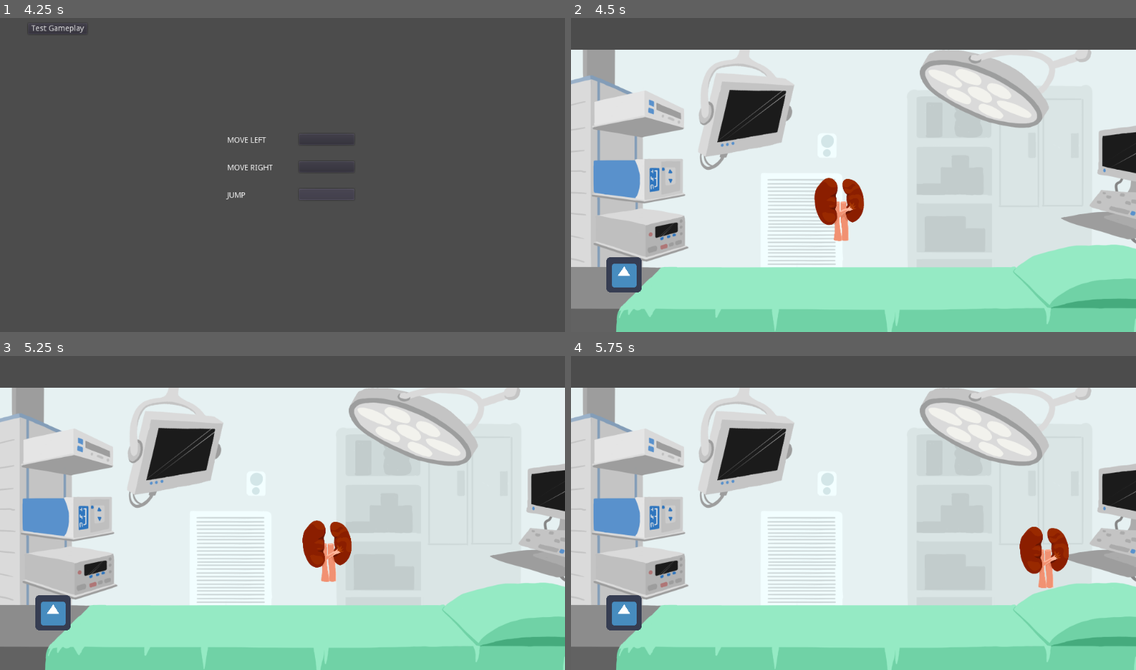
Above: before the commit, frames 1-4 (two rows, left to right).
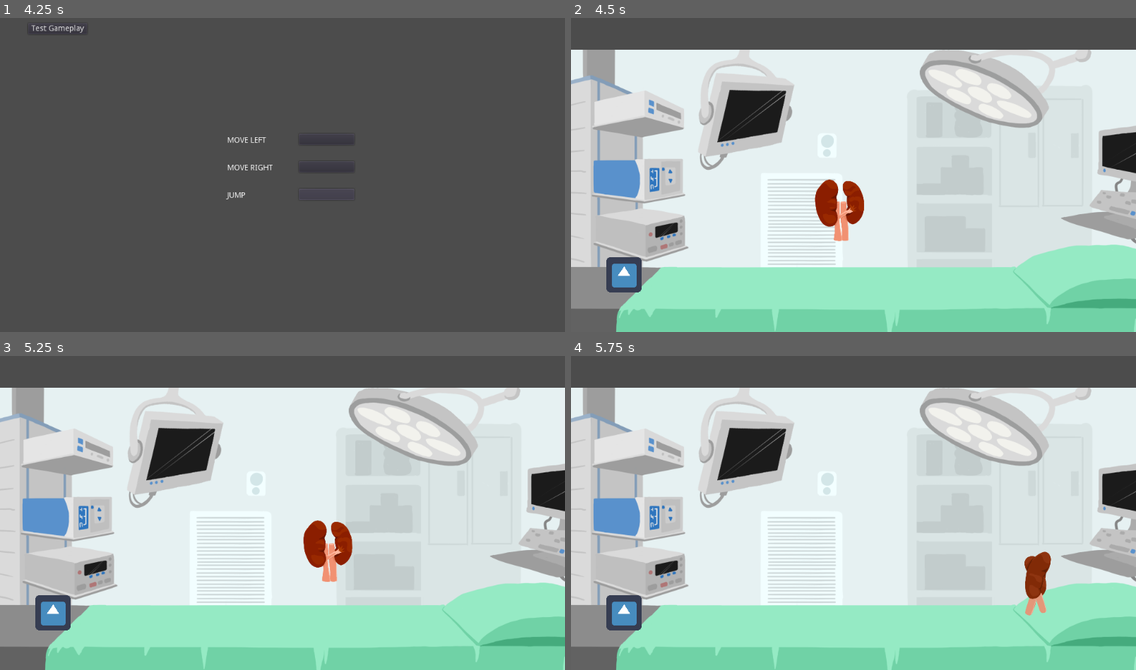
Above: after the commit, the same moments.

Repository: Grandmasterjtg/Organ-Game
Game: Godot game, scene res://Levels/MainMenu.tscn
The game is run twice, just before and just after one commit, with the same random seed, the same clock (stepped at 60 frames per second) and the same inputs. The engine's default icon, where the game draws it, is replaced by a stand-in: a white triangle on a blue panel in a dark square.
Inputs (mouse positions are in pixels of both pictures, inside the frame that each line leads up to):
- Up to frame 1 (4.25 s): click "Controls" at 0.5 s; click "A" at 1.25 s; click (327, 140) at 2.02 s; click "D" at 2.75 s; click "Space" at 3.5 s
- Up to frame 2 (4.5 s): click "Test Gameplay" at 4.25 s
- Up to frame 3 (5.25 s): tap Enter at 5 s; hold D (move_right) from 5.03 s (still down); tap Space (jump) at 5.1 s
- Up to frame 4 (5.75 s): keep holding D (move_right); tap Space (jump) at 5.27, 5.57 s

Frame 1 is identical in both runs. In frame 2, 0.2% of the frame differs, in the area x 43-52%, y 50-69%; in frame 3, 0.2%; in frame 4, 1.4%, in the area x 79-89%, y 54-83%.

Commit message:
Players don't collide and Damage reactionfixed

Diff:
--- a/OrganGame/Levels/TestLevel.tscn
+++ b/OrganGame/Levels/TestLevel.tscn
@@ -17,13 +17,14 @@
 scale = Vector2( 0.5, 0.5 )
 texture = ExtResource( 3 )
 
-[node name="StaticBody2D" type="StaticBody2D" parent="."]
+[node name="Ground" type="StaticBody2D" parent="."]
 position = Vector2( 721, 540 )
+collision_mask = 0
 __meta__ = {
 "_edit_group_": true
 }
 
-[node name="CollisionShape2D" type="CollisionShape2D" parent="StaticBody2D"]
+[node name="CollisionShape2D" type="CollisionShape2D" parent="Ground"]
 position = Vector2( -170.5, 22 )
 shape = SubResource( 1 )
 
@@ -33,13 +34,14 @@
 [node name="TestGetEnemyDuringAttack" parent="." instance=ExtResource( 2 )]
 position = Vector2( 71, 470 )
 
-[node name="StaticBody2D2" type="StaticBody2D" parent="."]
+[node name="Pillow" type="StaticBody2D" parent="."]
 position = Vector2( 978, 682 )
+collision_mask = 0
 __meta__ = {
 "_edit_group_": true
 }
 
-[node name="CollisionShape2D" type="CollisionShape2D" parent="StaticBody2D2"]
+[node name="CollisionShape2D" type="CollisionShape2D" parent="Pillow"]
 position = Vector2( 3.00012, -6.99988 )
 rotation = 1.39626
 shape = SubResource( 2 )
--- a/OrganGame/Scenes/EnemyReaction.tscn
+++ b/OrganGame/Scenes/EnemyReaction.tscn
@@ -22,9 +22,6 @@
 [node name="EnemyReaction" type="KinematicBody2D"]
 position = Vector2( 497, 296 )
 script = SubResource( 2 )
-__meta__ = {
-"_edit_group_": true
-}
 
 [node name="CollisionShape2D" type="CollisionShape2D" parent="."]
 position = Vector2( 0, -0.5 )
--- a/OrganGame/Scenes/PlayerMovement.tscn
+++ b/OrganGame/Scenes/PlayerMovement.tscn
@@ -11,6 +11,7 @@
 
 [node name="PlayerMovement" type="KinematicBody2D"]
 position = Vector2( 496, 296 )
+collision_layer = 0
 script = ExtResource( 1 )
 speed = 500.0
 jump_strength = 1500.0
@@ -28,6 +29,8 @@
 playing = true
 
 [node name="HurtBox" type="Area2D" parent="."]
+collision_layer = 2
+collision_mask = 0
 
 [node name="CollisionShape2D" type="CollisionShape2D" parent="HurtBox"]
 position = Vector2( -25.5, 21.5 )
--- a/OrganGame/Scenes/TestGetEnemyDuringAttack.tscn
+++ b/OrganGame/Scenes/TestGetEnemyDuringAttack.tscn
@@ -7,6 +7,8 @@
 
 [node name="TestGetEnemyDuringAttack" type="Area2D"]
 position = Vector2( 565, 292 )
+collision_layer = 0
+collision_mask = 2
 __meta__ = {
 "_edit_group_": true
 }
--- /dev/null
+++ b/OrganGame/Scripts/Player/PlayerController.gd
@@ -0,0 +1,56 @@
+extends Node
+
+enum PlayerState { Idle, Walking, Jumping, Damaged }
+var current_state = PlayerState.Idle
+
+# Movement Variables
+export var speed := 600.0
+export var in_air_speed := 50.0
+export var max_speed_offset := 50.0
+var velocity = Vector2.ZERO
+
+# Jump Variables
+export var jump_strength := 2000.0
+export var gravity := 4500.0
+
+# animation variables
+onready var anim := $AnimatedSprite
+
+# damage variables
+onready var timer := $DamageTimer
+
+func _ready():
+	pass# set_state(MovementState.Idle)
+
+func _physics_process(delta):
+	velocity.y += gravity * delta
+
+	match current_state:
+		PlayerState.Idle:
+			pass
+
+
+# sets the velocity
+func set_velocity(new_velocity : Vector2) -> void:
+	velocity = new_velocity
+# adds the Vector2 argument to the velocity variable
+func change_velocity(mod_velocity : Vector2) -> void:
+	velocity += mod_velocity
+
+# sets the current state and calls the handle state function
+func set_state(new_state) -> void:
+	current_state = new_state
+	handle_state_change()
+# determines the logic during a state change
+func handle_state_change() -> void:
+	match current_state:
+		PlayerState.Jumping:
+			set_velocity(Vector2(velocity.x, -jump_strength))
+			anim.play("JumpFull")
+		PlayerState.Walking:
+			anim.play("Walk")
+		PlayerState.Idle:
+			anim.play("Idle")
+		PlayerState.Damaged:
+			anim.play("Damaged")
+			anim.set_frame(0)
--- a/OrganGame/Scripts/Player/PlayerMovement.gd
+++ b/OrganGame/Scripts/Player/PlayerMovement.gd
@@ -1,6 +1,4 @@
 extends KinematicBody2D
-
-var react_damage := false
 
 # State variables
 enum MovementState{ Idle, Walking, Jumping, Falling, JumpCancelled, Damaged }
@@ -20,38 +18,37 @@
 export var gravity := 4500.0
 
 # animation variables
-onready var anim := get_node("AnimatedSprite")
+onready var anim := $AnimatedSprite
 
 # damage variables
-onready var timer := get_node("DamageTimer")
+onready var timer := $DamageTimer
+
 
 func _ready():
 	set_state(MovementState.Idle)
-	anim.stop()
 
 func _physics_process(delta):
-	# calculate horizontal direction based on player input
-	# -1 when moving left 1 when moving right
-	var horizontal_direction = (
-		Input.get_action_strength("move_right")
-		- Input.get_action_strength("move_left")
-		)
-
-	# if player is on ground, horizontal velocity is directly set to speed * direction
-	if is_on_floor():
-		set_velocity(Vector2(horizontal_direction * speed, 0))
-	# if player is in air, horizontal speed changes gradually
-	else:
-		change_velocity(Vector2(horizontal_direction * jump_speed, 0))
-		# clamps the velocity so the player can't move too fast
-		velocity.x = clamp(velocity.x, -speed - max_speed_offset, speed + max_speed_offset)
-
-
 	# gravity
 	change_velocity(Vector2(0, gravity * delta))
 
-	# state change
 	if current_state != MovementState.Damaged:
+		# calculate horizontal direction based on player input
+		# -1 when moving left 1 when moving right
+		var horizontal_direction = (
+			Input.get_action_strength("move_right")
+			- Input.get_action_strength("move_left")
+			)
+
+		# if player is on ground, horizontal velocity is directly set to speed * direction
+		if is_on_floor():
+			set_velocity(Vector2(horizontal_direction * speed, 0))
+		# if player is in air, horizontal speed changes gradually
+		else:
+			change_velocity(Vector2(horizontal_direction * jump_speed, 0))
+			# clamps the velocity so the player can't move too fast
+			velocity.x = clamp(velocity.x, -speed - max_speed_offset, speed + max_speed_offset)
+
+		# state change
 		if Input.is_action_just_pressed("jump") and is_on_floor():
 			set_state(MovementState.Jumping)
 		elif velocity.y < 0 and Input.is_action_just_released("jump"):
@@ -63,14 +60,10 @@
 		elif is_zero_approx(velocity.x) and is_on_floor():
 			set_state(MovementState.Idle)
 
-	if react_damage:
-		set_velocity(Vector2(1000, -1000))
-		react_damage = false
-
-	if horizontal_direction < 0 and scale.x != -1:
-		anim.set_flip_h(true)
-	elif horizontal_direction > 0:
-		anim.set_flip_h(false)
+		if horizontal_direction < 0 and scale.x != -1:
+			anim.set_flip_h(true)
+		elif horizontal_direction > 0:
+			anim.set_flip_h(false)
 
 	# moves player with move_and_slide and sets velocity to the calculated velocity
 	set_velocity(move_and_slide(velocity, UP_DIRECTION))
@@ -99,15 +92,14 @@
 		MovementState.Idle:
 			anim.play("Idle")
 		MovementState.Damaged:
+			set_velocity(Vector2(1000, -2000))
 			anim.play("Damage")
 			anim.set_frame(0)
 
 func _on_HurtBox_area_entered(_area):
 	set_state(MovementState.Damaged)
-	react_damage = true
 	timer.start()
 
 
 func _on_DamageTimer_timeout():
 	set_state(MovementState.Idle)
-	react_damage = false
--- a/OrganGame/project.godot
+++ b/OrganGame/project.godot
@@ -43,6 +43,11 @@
  ]
 }
 
+[layer_names]
+
+2d_physics/layer_1="Ground"
+2d_physics/layer_2="Player"
+
 [physics]
 
 common/enable_pause_aware_picking=true
